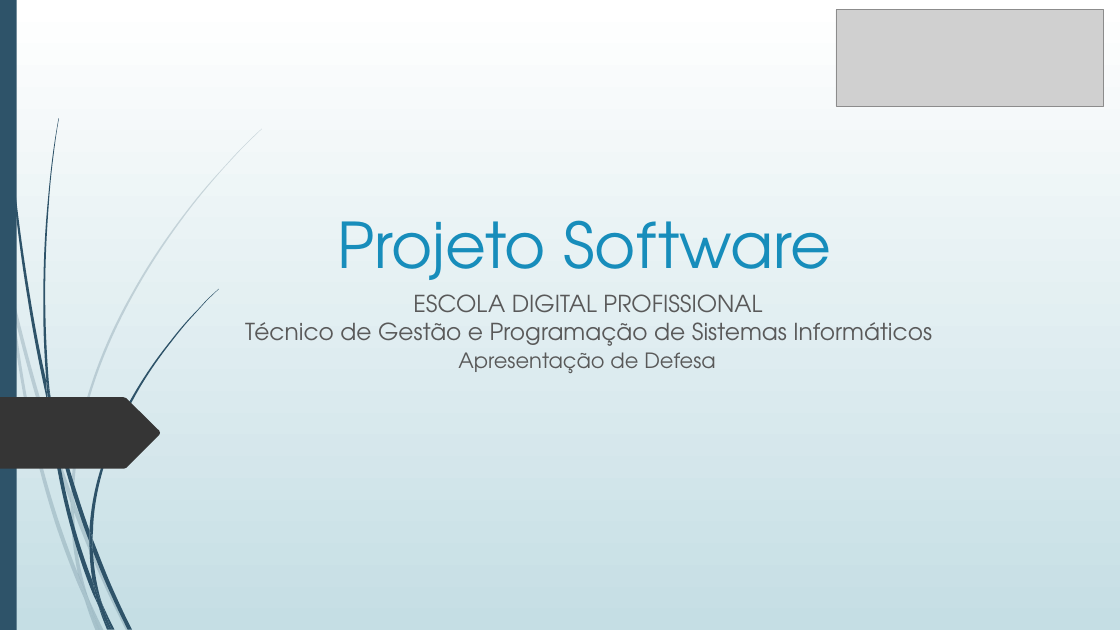
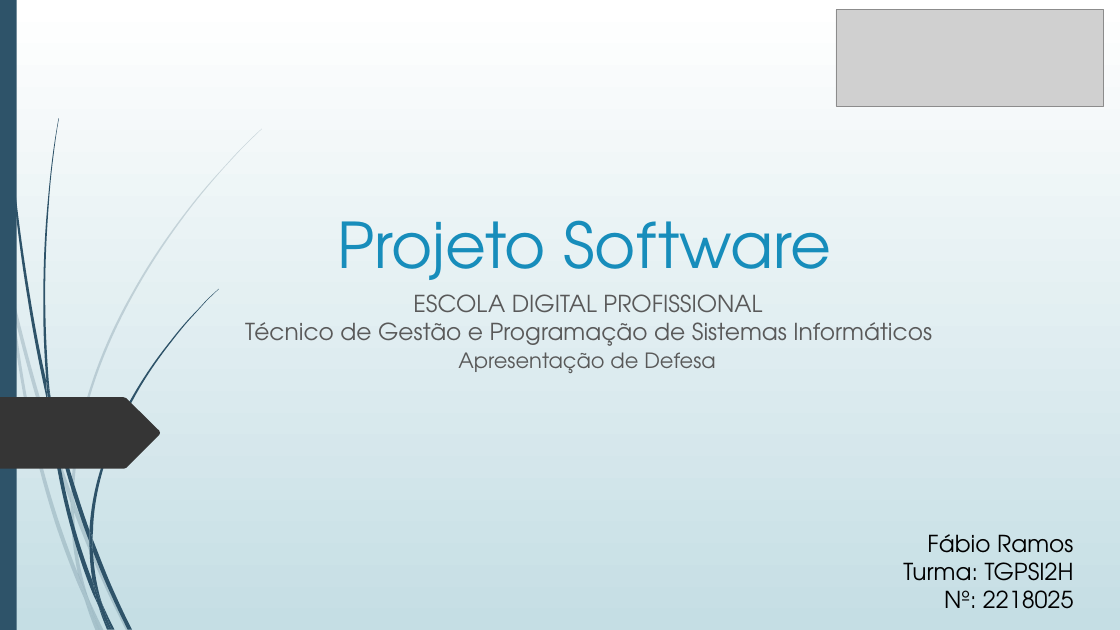
Before and after one commit to fabioramos18/PSI18H_M16_2218025_FabioRamos, a slide deck: slide 1 of docs/PSI18H_M16_ApresentacaoDefesa_2218025_FabioRamos.pptx. Drawn at 1120x630 pixels with LibreOffice and Linux fonts; fonts in the diff are those of the drawing; grey boxes stand for pictures. Boxes give left, top, right and bottom in pixels: in the first picture for what was removed or moved away, otherwise in the second. Text is boxed around its words. In the diff, an @@ line names an element or a change of style, - is before the commit and + after.

Commit message:
apresentação final

```diff
--- a/docs/PSI18H_M16_ApresentacaoDefesa_2218025_FabioRamos.pptx
+++ b/docs/PSI18H_M16_ApresentacaoDefesa_2218025_FabioRamos.pptx
@@ text added at [903,534,1074,609], 20 pt, text #000000 @@
+Fábio Ramos
+Turma: TGPSI2H
+Nº: 2218025
```
